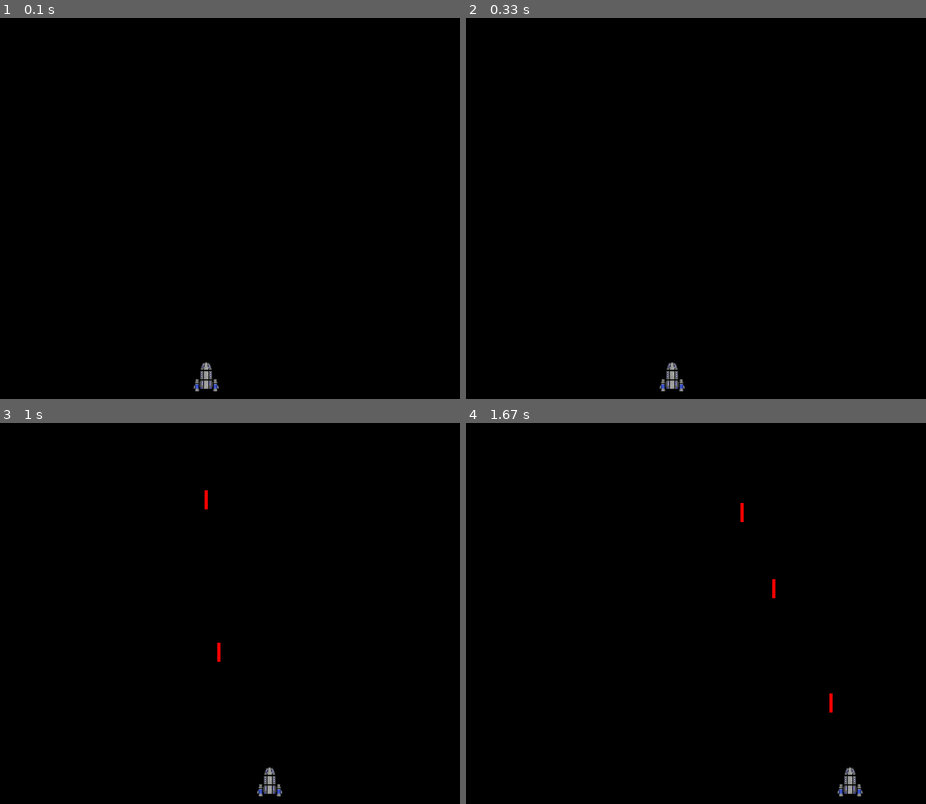
Above: before the commit, frames 1-4 (two rows, left to right).
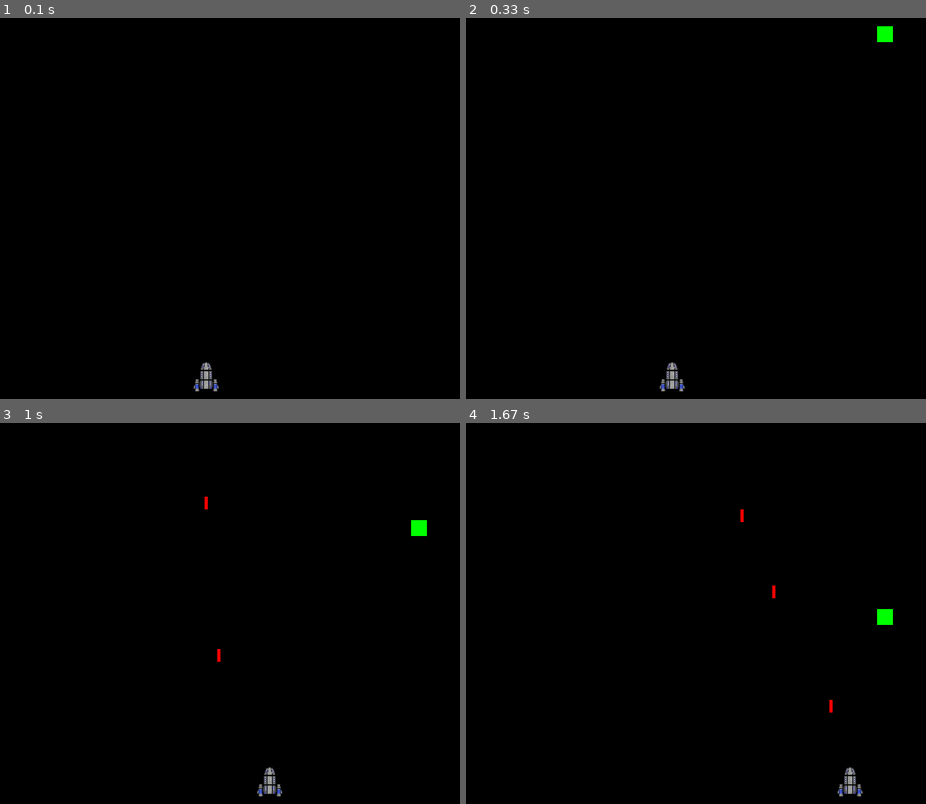
Above: after the commit, the same moments.

Repository: colgoo21/AWESOMENESS
Game: pygame game, started from Cole_Demo3.py
The game is run twice, just before and just after one commit, with the same random seed, the same clock (stepped at 60 frames per second) and the same inputs.
Inputs:
- Up to frame 1 (0.1 s): no input
- Up to frame 2 (0.33 s): no input
- Up to frame 3 (1 s): tap Space at 0.33, 0.73 s; hold Right from 0.67 s (still down)
- Up to frame 4 (1.67 s): tap Space at 1.03, 1.23, 1.53 s; release Right at 1.13 s; hold Right 1.17-1.63 s

Frame 1 is identical in both runs. In frame 2, 0.1% of the frame differs, in the area x 89-93%, y 2-7%; in frame 3, 0.2%; in frame 4, 0.2%, in the area x 59-93%, y 21-73%.

Commit message:
KILL YOURSELF

Diff:
--- a/Cole_Demo3.py
+++ b/Cole_Demo3.py
@@ -1,4 +1,5 @@
 import pygame
+import random
 
 WIDTH = 800
 HEIGHT = 600
@@ -43,10 +44,29 @@
         all_sprites.add(bullet)
         bullets.add(bullet)
 
+
+class Enemy(pygame.sprite.Sprite):
+    def __init__(self):
+        pygame.sprite.Sprite.__init__(self)
+        self.image = pygame.Surface((25, 25))
+        self.image.fill(GREEN)
+        self.rect = self.image.get_rect()
+        self.rect.x = random.randrange(WIDTH - self.rect.width)
+        self.rect.y = random.randrange(-100, -40)
+        self.speedy = random.randrange(1, 8)
+
+    def update(self):
+        self.rect.y += self.speedy
+        if self.rect.top > HEIGHT + 10:
+            self.rect.x = random.randrange(WIDTH - self.rect.width)
+            self.rect.y = random.randrange(-100, -40)
+            self.speedy = random.randrange(1, 8)
+
+
 class Bullet(pygame.sprite.Sprite):
     def __init__(self, x, y):
         pygame.sprite.Sprite.__init__(self)
-        self.image = pygame.Surface((5, 30))
+        self.image = pygame.Surface((5, 20))
         self.image.fill(RED)
         self.rect = self.image.get_rect()
         self.rect.bottom = y
@@ -60,9 +80,13 @@
 
 all_sprites = pygame.sprite.Group()
 bullets = pygame.sprite.Group()
+enemies = pygame.sprite.Group()
 player = Player()
 all_sprites.add(player)
-
+for i in range(1):
+    e = Enemy()
+    all_sprites.add(e)
+    enemies.add(e)
 
 running = True
 while running:
